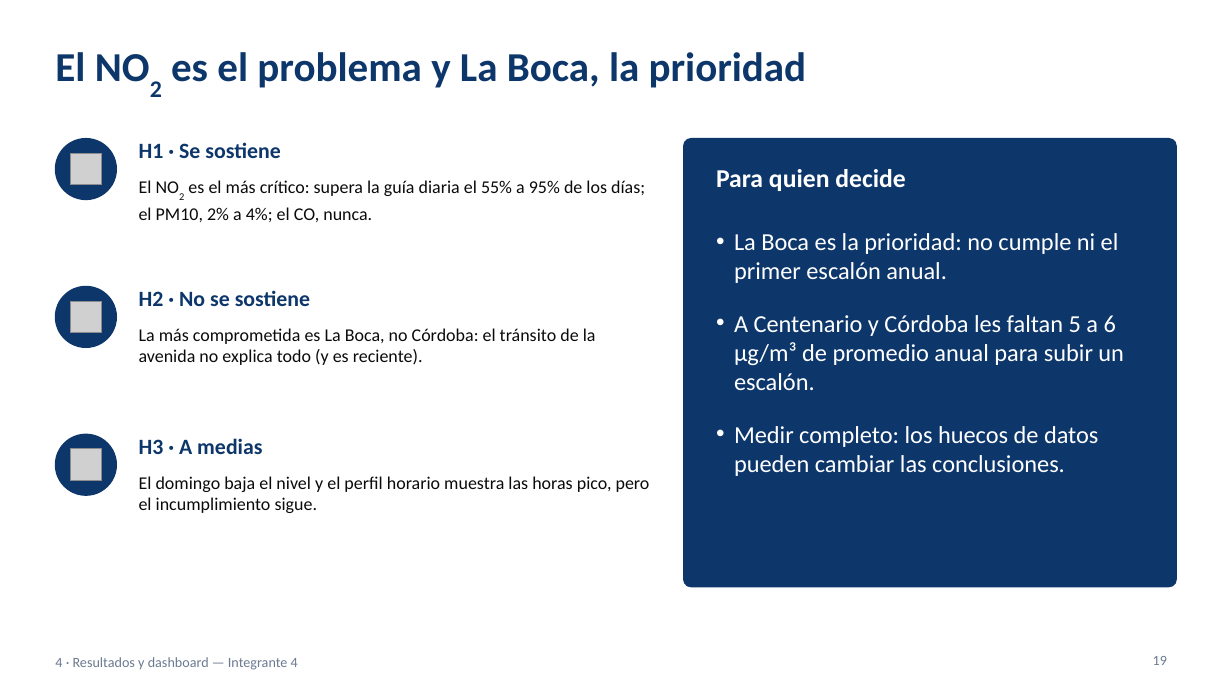
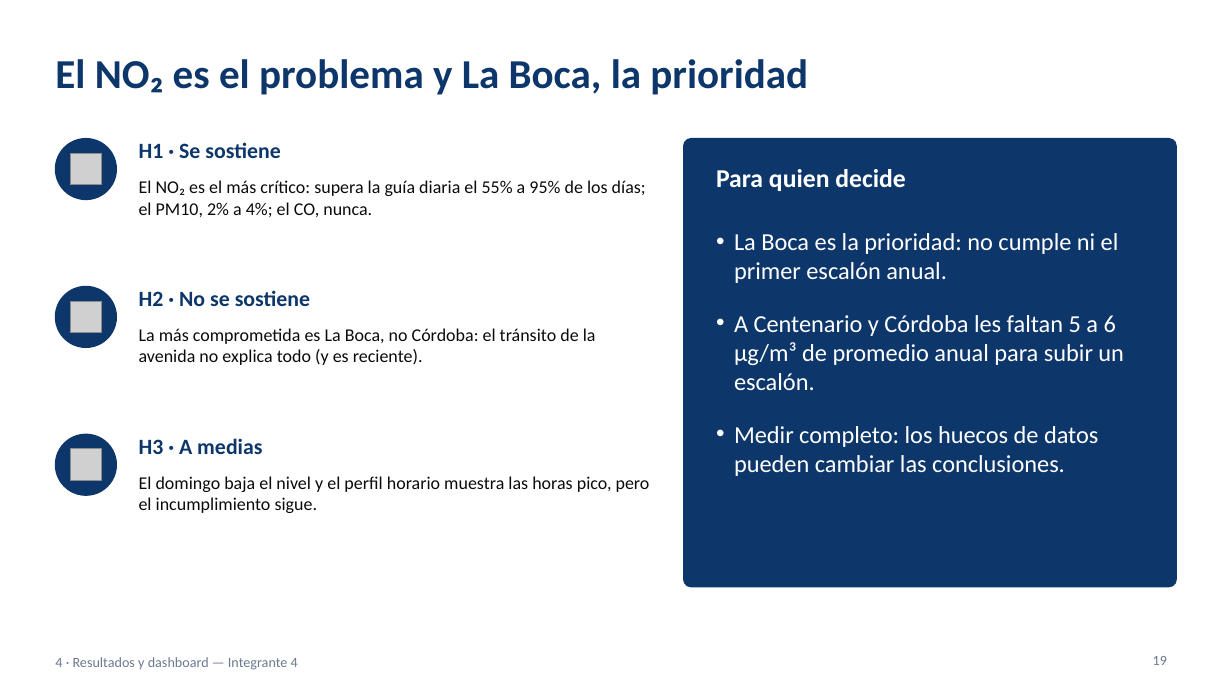
Before and after one commit to ezequielmaranda/nox-ciudad, a slide deck: slide 19 of presentacion/presentacion_tp_aire_oms.pptx. Drawn at 1232x693 pixels with LibreOffice and Linux fonts; fonts in the diff are those of the drawing; grey boxes stand for pictures. Boxes give left, top, right and bottom in pixels: in the first picture for what was removed or moved away, otherwise in the second. Text is boxed around its words. In the diff, an @@ line names an element or a change of style, - is before the commit and + after.

```diff
--- a/presentacion/presentacion_tp_aire_oms.pptx
+++ b/presentacion/presentacion_tp_aire_oms.pptx
@@ title at box(55, 59, 808, 95): text changed @@
-El NO2 es el problema y La Boca, la prioridad
+El NO₂ es el problema y La Boca, la prioridad
@@ text at box(139, 180, 646, 217): text changed @@
-El NO2 es el más crítico: supera la guía diaria el 55% a 95% de los días; el PM10, 2% a 4%; el CO, nunca.
+El NO₂ es el más crítico: supera la guía diaria el 55% a 95% de los días; el PM10, 2% a 4%; el CO, nunca.
```
Also in this commit, not shown: 20 other slides changed, 1 other file.
